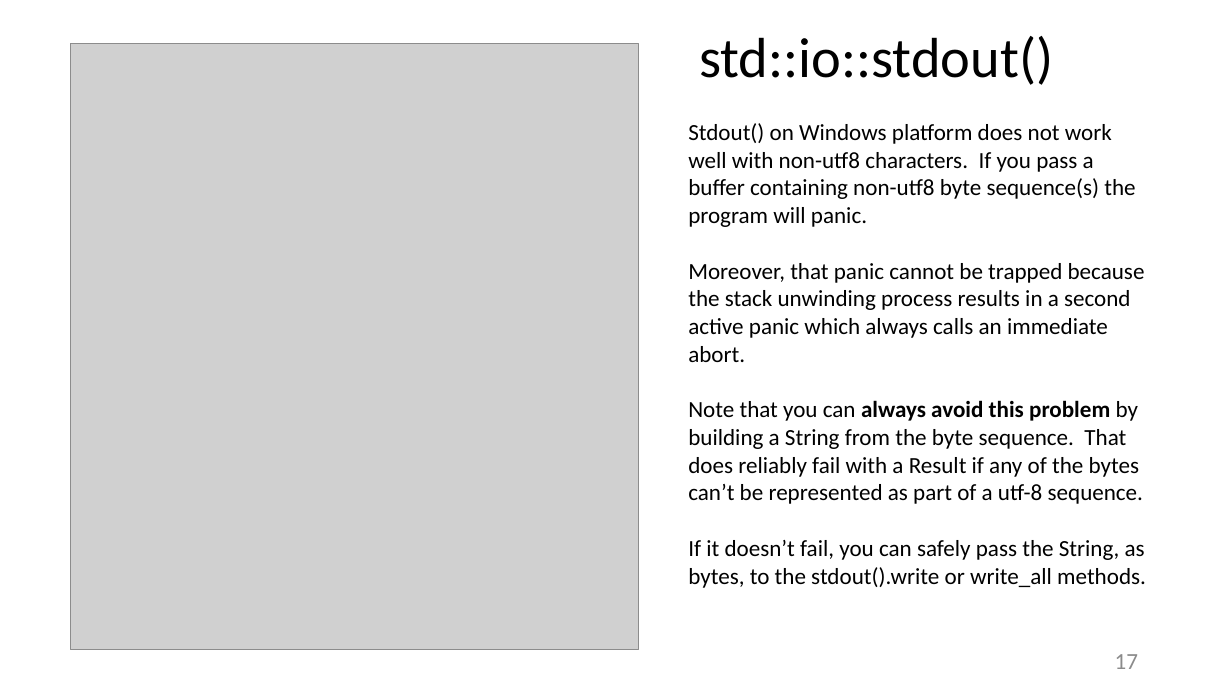
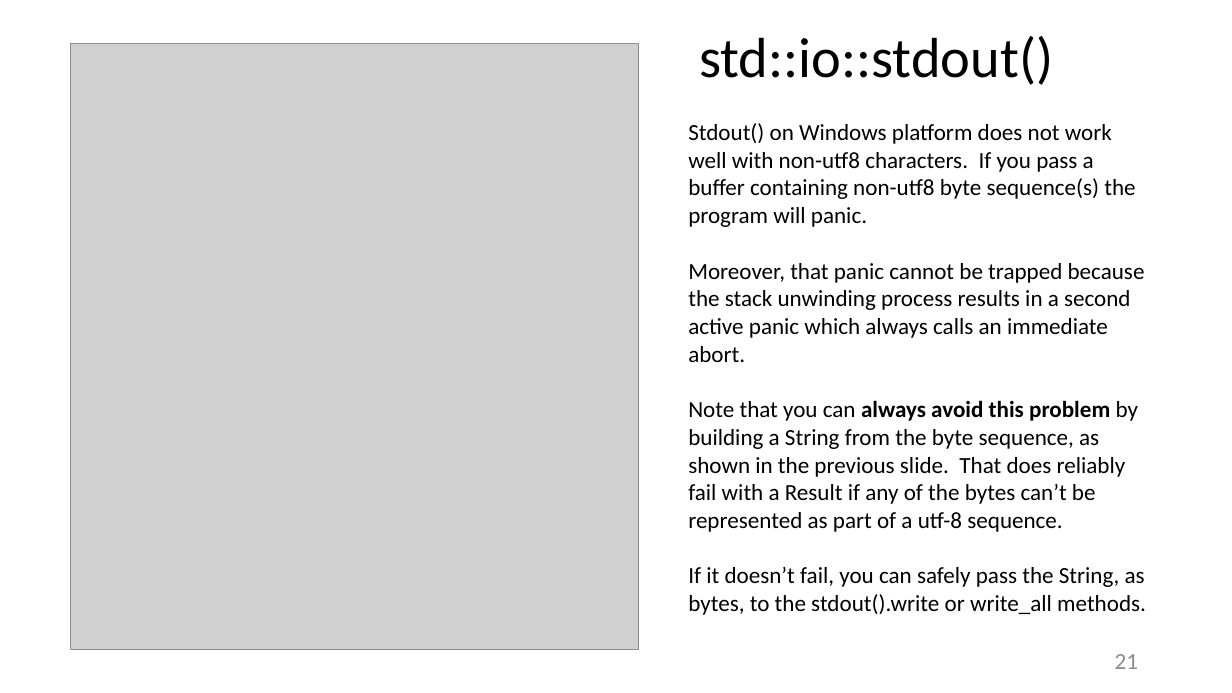
Before and after one commit to JimFawcett/JimFawcett.github.io, a slide deck: slide 21 of Resources/RustErrorHandling.pptx (slide 17 before the commit). Drawn at 1232x693 pixels with LibreOffice and Linux fonts; fonts in the diff are those of the drawing; grey boxes stand for pictures. Boxes give left, top, right and bottom in pixels: in the first picture for what was removed or moved away, otherwise in the second. Text is boxed around its words. In the diff, an @@ line names an element or a change of style, - is before the commit and + after.

```diff
--- a/Resources/RustErrorHandling.pptx
+++ b/Resources/RustErrorHandling.pptx
@@ text at (x1=688, y1=400, x2=1138, y2=532): text changed @@
-Note that you can always avoid this problem by building a String from the byte sequence. That does reliably fail with a Result if any of the bytes can’t be represented as part of a utf-8 sequence.
+Note that you can always avoid this problem by building a String from the byte sequence, as shown in the previous slide. That does reliably fail with a Result if any of the bytes can’t be represented as part of a utf-8 sequence.
@@ page number at (x1=1115, y1=654, x2=1138, y2=669): text changed @@
-17
+21
```
Also in this commit, not shown: 4 other slides changed, 5 slides added, 1 other file.
